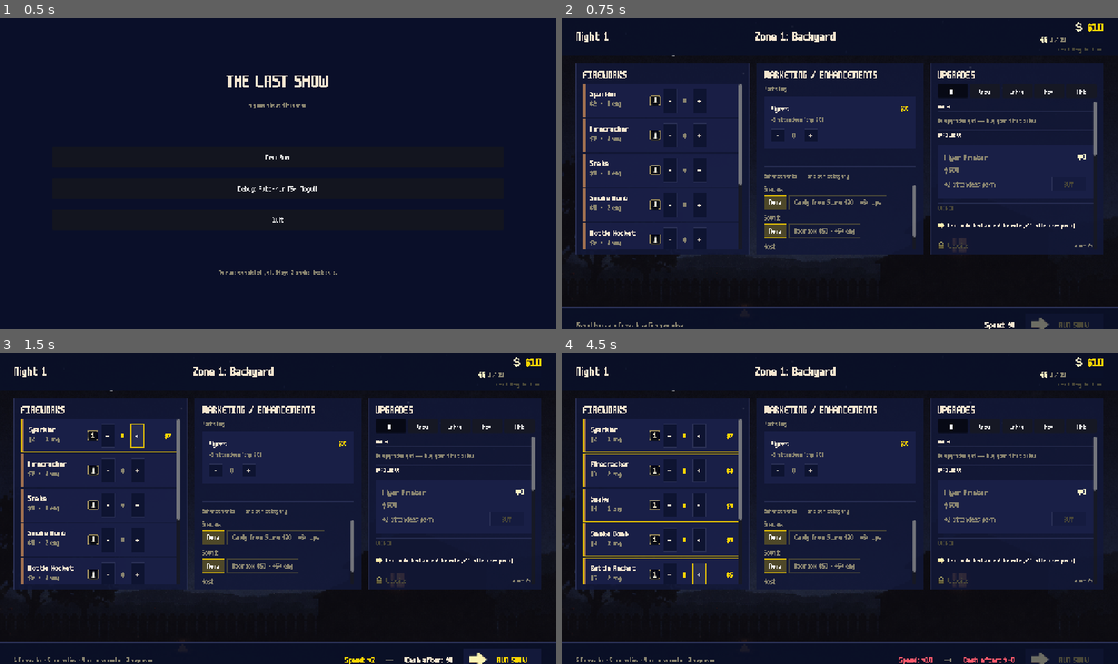
Above: before the commit, frames 1-4 (two rows, left to right).
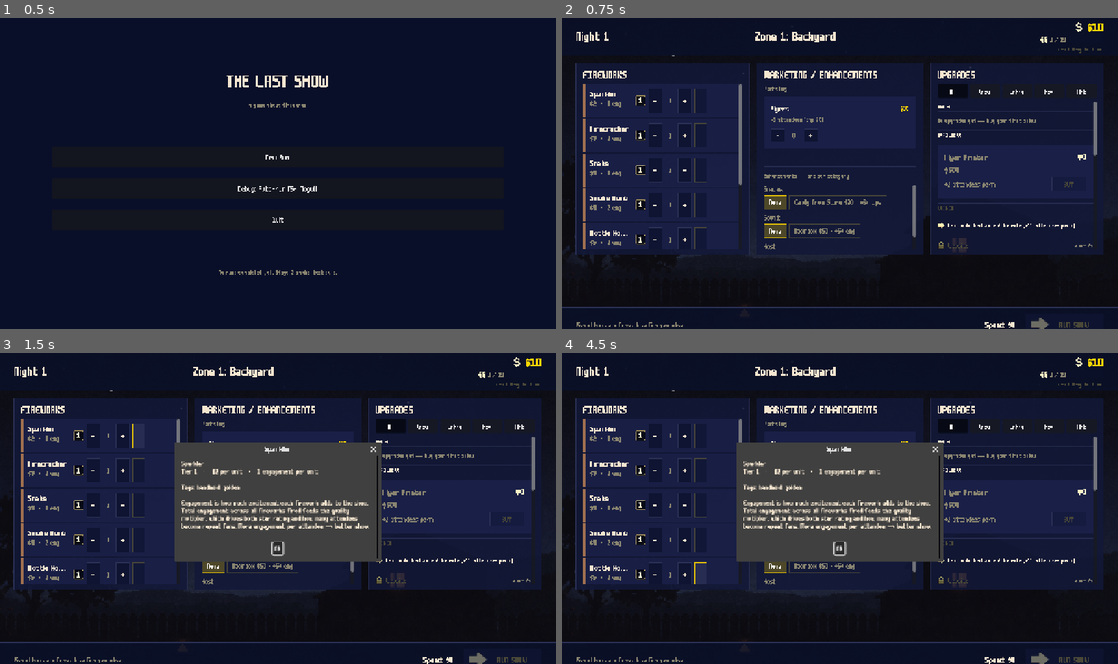
Above: after the commit, the same moments.

Repository: missingpagestudios/launch-game
Game: Godot game, scene res://scenes/title.tscn
The game is run twice, just before and just after one commit, with the same random seed, the same clock (stepped at 60 frames per second) and the same inputs.
Inputs (mouse positions are in pixels of both pictures, inside the frame that each line leads up to):
- Up to frame 1 (0.5 s): no input
- Up to frame 2 (0.75 s): click "New Run" at 0.5 s
- Up to frame 3 (1.5 s): click (139, 436) at 1.25 s, where only the run after the commit has a clickable "i"
- Up to frame 4 (4.5 s): click (701, 471) at 2 s, where only the run after the commit has a clickable "i"; click (701, 505) at 2.75 s, where only the run after the commit has a clickable "i"; click (701, 539) at 3.5 s, where only the run after the commit has a clickable "i"; click (701, 573) at 4.25 s, where only the run after the commit has a clickable "i"

Frame 1 is identical in both runs. In frame 2, 0.8% of the frame differs, in the area x 10-26%, y 22-75%; in frame 3, 15%; in frame 4, 16%, in the area x 2-82%, y 21-100%.

Commit message:
Add info button on firework rows → popup with tier / cost / tags / eng
Rows are too tight to surface tags inline, so each row gets a small
28×28 [i] button after the stepper. Clicking pops an AcceptDialog with
the firework's full detail: tier, cost, engagement, tag list, a short
explanation of what engagement actually does for the show, and the
unlock description if the firework is unlockable.

A single AcceptDialog is built lazily and reused — cheap, and keeps the
row UI compact.

Co-Authored-By: Claude Opus 4.7 (1M context) <noreply@anthropic.com>

Diff:
--- a/scripts/screens/PlanningScreen.gd
+++ b/scripts/screens/PlanningScreen.gd
@@ -82,6 +82,7 @@
 var _upgrade_buys: Array[String] = []
 var _upgrade_category_filter: String = "All"
 
+var _firework_info_dialog: AcceptDialog
 var _cash_label: Label
 var _fans_label: Label
 var _fans_progress: Control
@@ -368,6 +369,10 @@
 	right.add_child(minus)
 	right.add_child(qty_lbl)
 	right.add_child(plus)
+
+	var info_btn := _info_button()
+	info_btn.pressed.connect(func() -> void: _show_firework_info(fw))
+	right.add_child(info_btn)
 
 	var cost_preview := _label_sized("", SIZE_STATS, GOLD)
 	cost_preview.custom_minimum_size = Vector2(56, 0)
@@ -927,6 +932,65 @@
 	return t
 
 
+func _info_button() -> Button:
+	var b := Button.new()
+	b.text = "i"
+	b.add_theme_font_size_override("font_size", SIZE_STATS)
+	b.add_theme_color_override("font_color", MUTED)
+	b.add_theme_color_override("font_hover_color", GOLD)
+	b.add_theme_stylebox_override("normal", _button_style(
+		Color(0.039, 0.063, 0.157, 0.5), Color(DIM.r, DIM.g, DIM.b, 0.9)))
+	b.add_theme_stylebox_override("hover", _button_style(
+		Color(0.165, 0.188, 0.333, 0.8), GOLD_BORDER))
+	b.add_theme_stylebox_override("pressed", _button_style(
+		Color(0.165, 0.188, 0.333, 0.95), GOLD_BORDER))
+	b.custom_minimum_size = Vector2(28, 28)
+	b.tooltip_text = "Details"
+	return b
+
+
+func _show_firework_info(fw: Dictionary) -> void:
+	if _firework_info_dialog == null:
+		_firework_info_dialog = AcceptDialog.new()
+		_firework_info_dialog.title = "Firework"
+		_firework_info_dialog.min_size = Vector2(460, 0)
+		add_child(_firework_info_dialog)
+
+	var tier: int = int(fw.get("tier", 1))
+	var cost: int = int(fw.get("cost", 0))
+	var engagement: int = int(fw.get("engagement", 0))
+	var tags: Array = fw.get("tags", [])
+	var tag_str: String = ", ".join(tags) if not tags.is_empty() else "—"
+	var unlock_desc: String = String(fw.get("unlock_description", ""))
+
+	var body := "[b]%s[/b]\n" % String(fw.name)
+	body += "Tier %d   ·   $%s per unit   ·   %d engagement per unit\n\n" % [
+		tier, _fmt_num(cost), engagement]
+	body += "[b]Tags:[/b] %s\n\n" % tag_str
+	body += ("[b]Engagement[/b] is how much excitement each firework adds to the show. "
+			+ "Total engagement across all fireworks fired feeds the quality multiplier, "
+			+ "which drives both star rating and how many attendees become repeat fans. "
+			+ "More engagement per attendee → better show.\n")
+	if unlock_desc != "":
+		body += "\n[b]Unlock:[/b] %s" % unlock_desc
+
+	_firework_info_dialog.title = String(fw.name)
+	_firework_info_dialog.dialog_text = ""  # unused — we use a RichTextLabel child
+	for child in _firework_info_dialog.get_children():
+		if child is RichTextLabel:
+			child.queue_free()
+	var rt := RichTextLabel.new()
+	rt.bbcode_enabled = true
+	rt.fit_content = true
+	rt.custom_minimum_size = Vector2(420, 0)
+	rt.add_theme_font_size_override("normal_font_size", SIZE_STATS)
+	rt.add_theme_font_size_override("bold_font_size", SIZE_STATS)
+	rt.add_theme_color_override("default_color", TEXT)
+	rt.text = body
+	_firework_info_dialog.add_child(rt)
+	_firework_info_dialog.popup_centered()
+
+
 func _qty_button(text: String) -> Button:
 	var b := Button.new()
 	b.text = text
